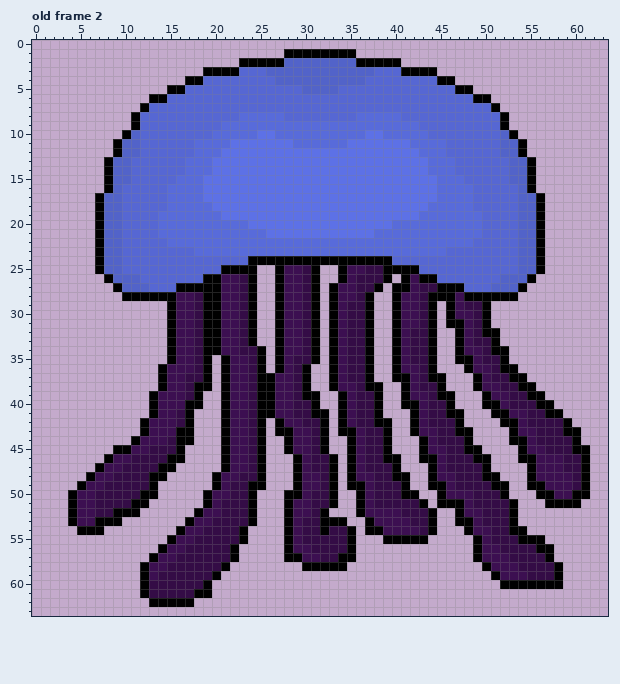
A pixel-art file gets an edit: assets/sprites/raw/jelly.ase. The first picture shows the starting point.
64x64 pixels, 2 frames. Shown: old frame 2. The commit also changed other frames, which this record leaves out.
Once edited:
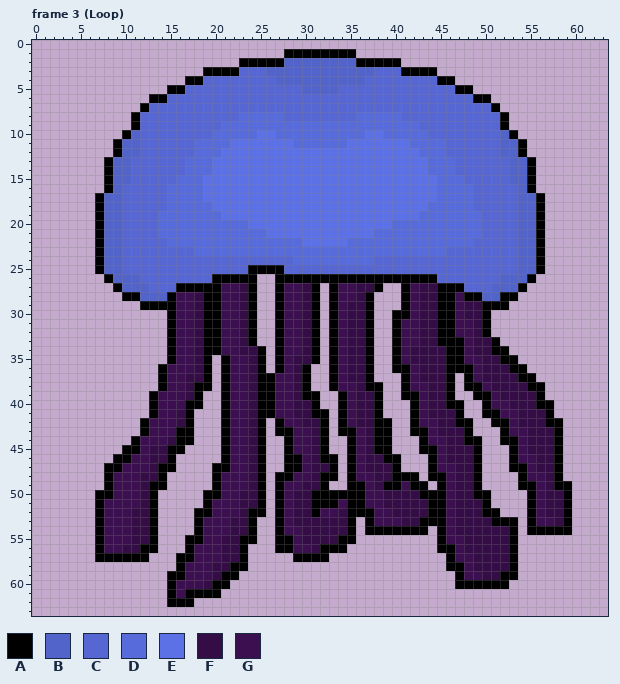
Palette (. is transparent): A #000000  B #5263c9  C #5667d3  D #586bda  E #5d71e6  F #340c46  G #3c0f51
A new or re-ordered frame is compared with the old frame closest to it.
Difference:
frames 2 -> 4
Changed rows in their new state; - is an unchanged pixel.
Frame 3 (Loop) is new; against old frame 2:
first column x 4:
22 --------------------------EEEEE---------------------------
24 --------------------CCCCCDDDDDDDDDCC----------------------
25 -----------------CCC-AA-CCCCCCCCCCCCCCC-------------------
26 ---------------C-AAA----AAA-AA-AAAA-A-A-------------------
27 ------------------------------------.---------------------
28 --------BBB-------------------------.A--F-----BB----------
29 --------AAA-------------------------.A--FA-----AA---------
30 -------------------------------------A--FA--F-------------
31 ----------------------------------------FA-G--------------
32 --------------------------------------G-FAAG---.----------
33 --------------------------------------G-FAA---------------
34 ----------------------------------------FFA--F------------
35 ----------------------------------------FFA-G----A--------
36 -------------------------------------A--FFAA--F-F-A-------
37 ------------------------------------.---FFA-AGF--F-A------
38 ---------------------------------------G-FA-A--F--F-A-----
39 --------------------------------------A--F---A--F--F------
40 -------------------------------------.-----A---G----------
41 ------------------------------------------F---A-G-F---.---
42 ----------------------------------------G---A--A-GF--AA.--
43 ----------------------------------A----A---F----AG-F--A..-
44 ----------------------------------A------G---A--A-GF--A..-
45 -----.-A---A----------------------A-----A---F----AGFF-A...
46 ----.AAGG---.-----------A---A----------.------.--AGGFFA...
47 ---.AAGGG-------A-------A-----------------G--A.--AAGFFA...
48 --..AGGG-F---------G---AAG-FA---------A--A---A..--AG-FA...
49 -...AGGG--A-------GGF--AGGFFA.-----AAGAA.----A...-A-GFAA..
50 ...AAGGGF-------A-G-FA-AGFFAA-AA--G--FFAA--FFAA..--AGFFA..
51 ...AGGGGFA-------GG-FA-AGFFAA-GA--G----FA-GFF-A...-AGFF-.-
52 ...AGGGFFA-----A-GG--A-AGFFAGGFA-A--F----AGFFFAA..-AGFFA--
53 ...-GGGFFA---.A-GG-----AGF--FFFA-----F-A-AGFFF-AA--AGGFA--
54 -..-GGGFFA--..AGGG-FA--AG---F------AAAAA.AGFFFF---.AAAAA--
55 ---AGGGFFA-..AAGG---A--A------A----.....-AGGFFF--A...-----
56 ---AGGFFAA...AGGG-FA---A----AAA.---------AAGFFFF-A....----
57 ---AAAAAA...AAGGG-FA----.-AAA...----------AGGFFFFA....----
58 --------....AGGG-FAA------.....-----------AAGFFFFA.....---
59 --------...AAGGGFAA------------------------AGGFFAA.....---
60 --------...AGGGFAA-------------------------AAAAA-......---
61 --------...AGA--A-----------------------------------------
62 ---------..-----------------------------------------------
Where, in picture pixels (left, top, right, bottom), the same in both pictures:
changed: (68, 238, 590, 607)
